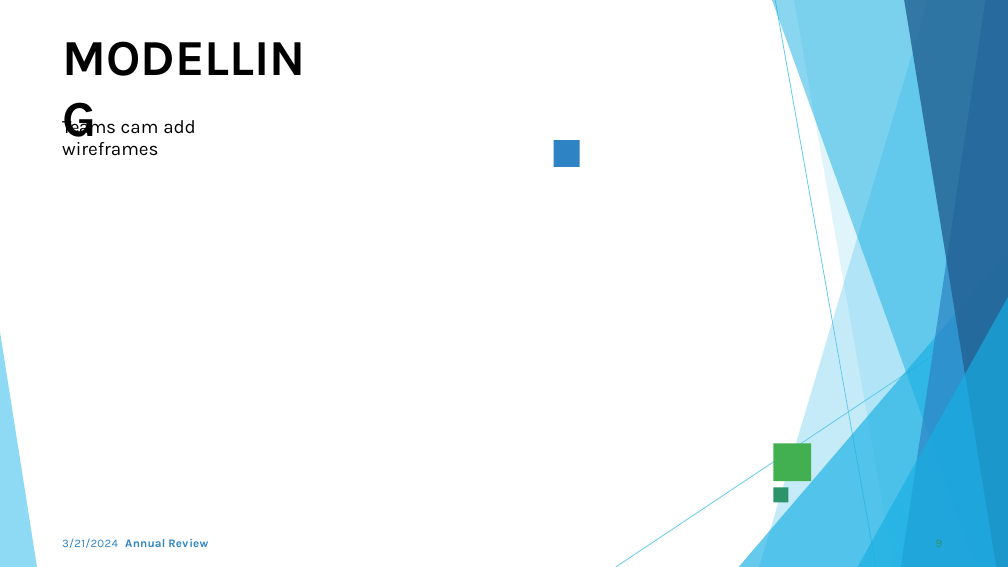
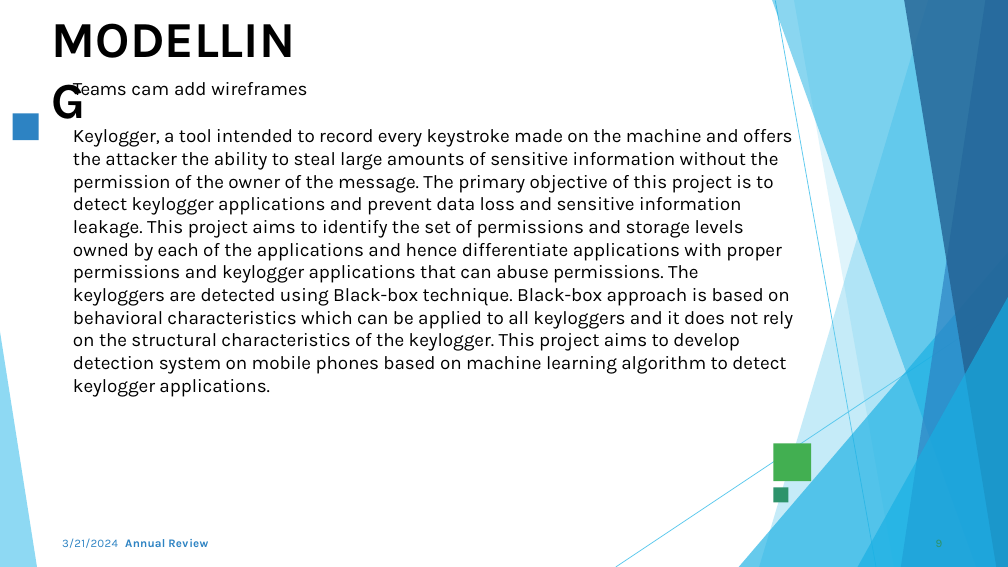
Before and after one commit to Muzammil8008/muzammil-project, a slide deck: slide 9 of Template_Presentation_Students.pptx. Drawn at 1008x567 pixels with LibreOffice and Linux fonts; fonts in the diff are those of the drawing; background and template pictures are left out. Boxes give left, top, right and bottom in pixels: in the first picture for what was removed or moved away, otherwise in the second. Text is boxed around its words. In the diff, an @@ line names an element or a change of style, - is before the commit and + after.

```diff
--- a/Template_Presentation_Students.pptx
+++ b/Template_Presentation_Students.pptx
@@ text "MODELLING": place and size @@
-text "MODELLING" at <box>61,24,334,87</box>
+text "MODELLING" at <box>51,6,324,69</box>
@@ text added at <box>73,82,793,397</box>, 18 pt, text #000000 @@
+Teams cam add wireframes
+Keylogger, a tool intended to record every keystroke made on the machine and offers the attacker the ability to steal large amounts of sensitive information without the permission of the owner of the message. The primary objective of this project is to detect keylogger applications and prevent data loss and sensitive information leakage. This project aims to identify the set of permissions and storage levels owned by each of the applications and hence differentiate applications with proper permissions and keylogger applications that can abuse permissions. The keyloggers are detected using Black-box technique. Black-box approach is based on behavioral characteristics which can be applied to all keyloggers and it does not rely on the structural characteristics of the keylogger. This project aims to develop detection system on mobile phones based on machine learning algorithm to detect keylogger applications.
@@ freeform shape: place and size @@
-freeform shape at <box>554,140,579,166</box>
+freeform shape at <box>13,113,39,140</box>
@@ text removed at <box>62,116,196,156</box> @@
-Teams cam add wireframes
```
Also in this commit, not shown: 7 other slides changed, 2 slides added, 2 slides removed.
